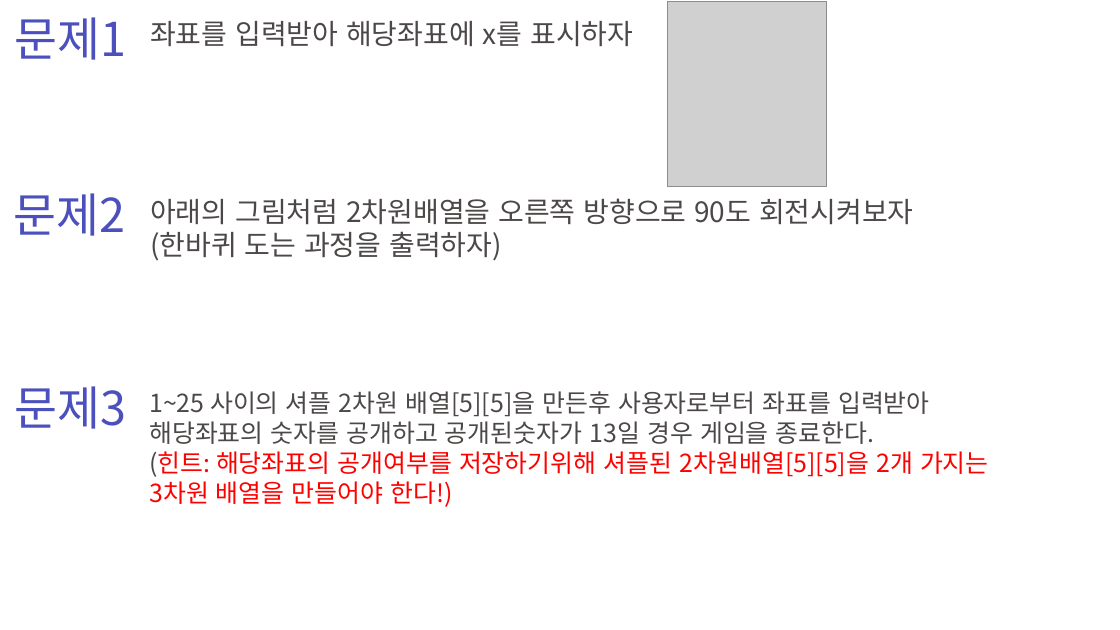
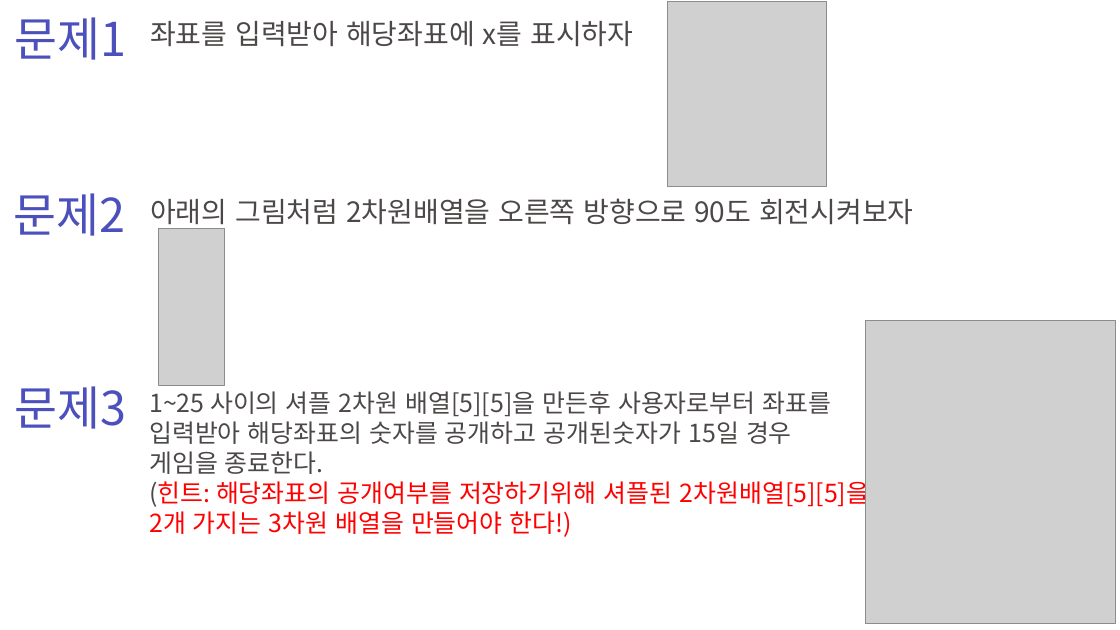
Before and after one commit to zest132/JavaLecture, a slide deck: slide 32 of JavaLecture/LectureFile/java 5강.pptx. Drawn at 1120x630 pixels with LibreOffice and Linux fonts; fonts in the diff are those of the drawing; grey boxes stand for pictures. Boxes give left, top, right and bottom in pixels: in the first picture for what was removed or moved away, otherwise in the second. Text is boxed around its words. In the diff, an @@ line names an element or a change of style, - is before the commit and + after.

Commit message:
5강 마무리

```diff
--- a/JavaLecture/LectureFile/java 5강.pptx
+++ b/JavaLecture/LectureFile/java 5강.pptx
@@ text at <box>150,231,502,261</box>: paragraph removed @@
-(한바퀴 도는 과정을 출력하자)
@@ picture added at <box>158,228,224,385</box> @@
@@ picture added at <box>865,320,1116,623</box> @@
@@ text at <box>149,391,832,474</box>: text changed @@
-1~25 사이의 셔플 2차원 배열[5][5]을 만든후 사용자로부터 좌표를 입력받아 해당좌표의 숫자를 공개하고 공개된숫자가 13일 경우 게임을 종료한다.
+1~25 사이의 셔플 2차원 배열[5][5]을 만든후 사용자로부터 좌표를
+입력받아 해당좌표의 숫자를 공개하고 공개된숫자가 15일 경우
+게임을 종료한다.
```
